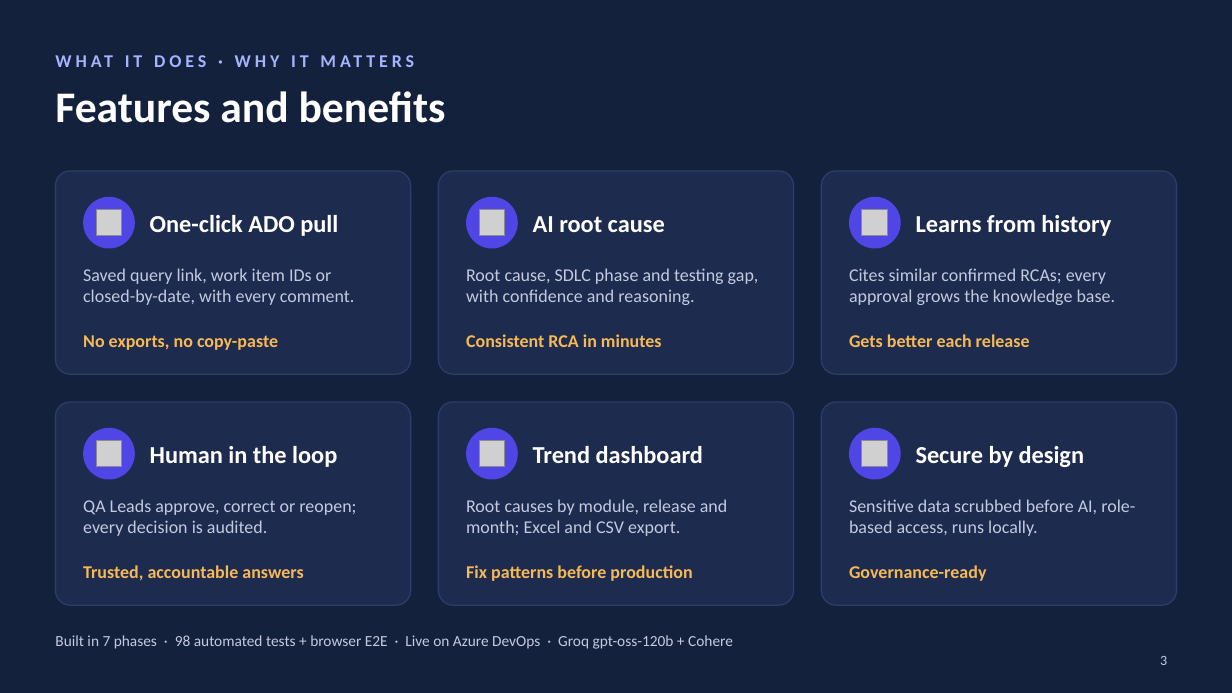
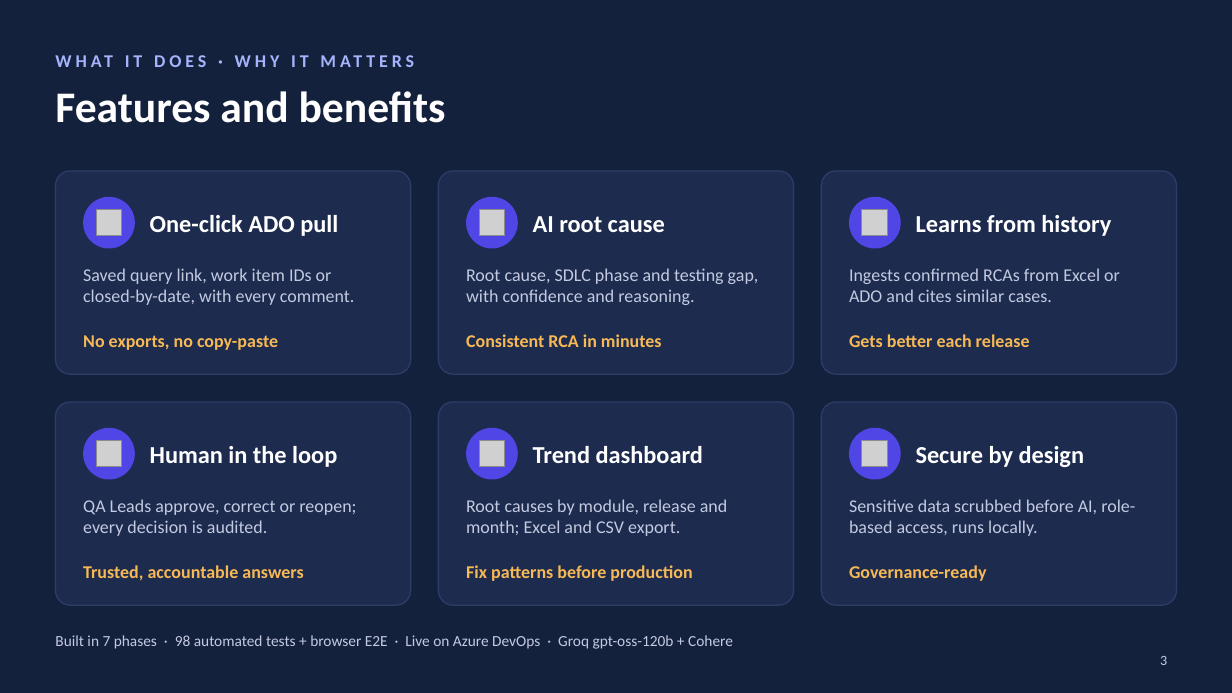
Before and after one commit to vrsaritli/DefectDNA, a slide deck: slide 3 of docs/presentations/DefectDNA-leadership-demo.pptx. Drawn at 1232x693 pixels with LibreOffice and Linux fonts; fonts in the diff are those of the drawing; grey boxes stand for pictures. Boxes give left, top, right and bottom in pixels: in the first picture for what was removed or moved away, otherwise in the second. Text is boxed around its words. In the diff, an @@ line names an element or a change of style, - is before the commit and + after.

```diff
--- a/docs/presentations/DefectDNA-leadership-demo.pptx
+++ b/docs/presentations/DefectDNA-leadership-demo.pptx
@@ text at <box>849,268,1120,302</box>: text changed @@
-Cites similar confirmed RCAs; every approval grows the knowledge base.
+Ingests confirmed RCAs from Excel or ADO and cites similar cases.
```
Also in this commit, not shown: 14 other files.
